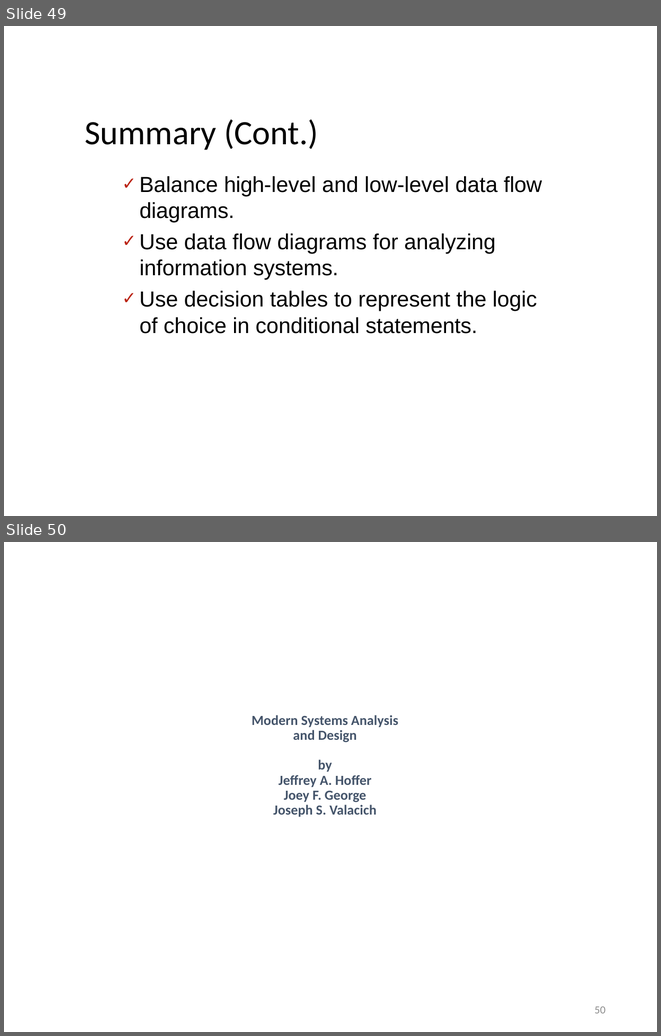
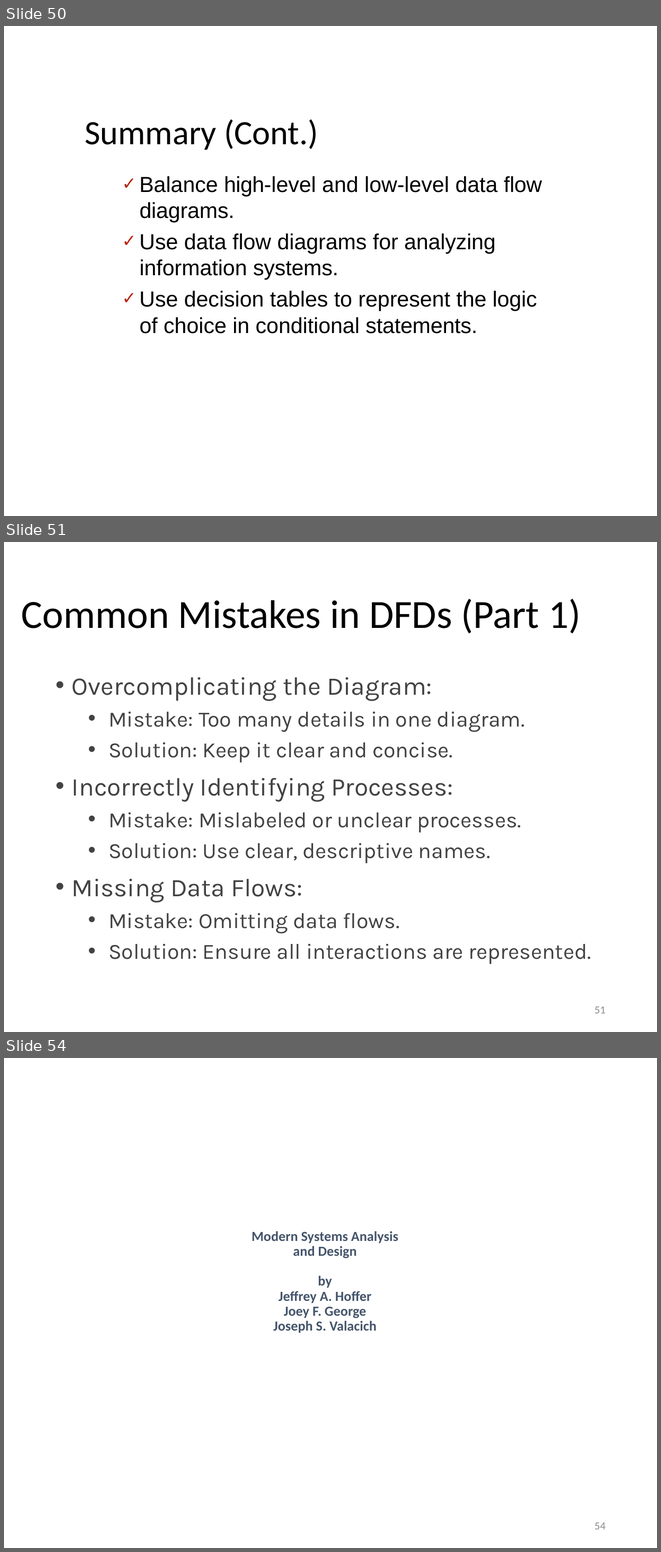
Before and after one commit to weiliang1995/UPM-Master-Software-Engineering-Course, a slide deck: SWE5300/Chapter 3-2 Software Analysis Requirements.pptx. Shown one above the other, each under a label of ours: slides 49 and 50 before the commit, slides 50, 51 and 54 after it; the slides between them are not shown. The pictures are 661x1036 and 661x1552 pixels, drawn with LibreOffice and Linux fonts; fonts in the diff are those of the drawing. Boxes give left, top, right and bottom in pixels: in the first picture for what was removed or moved away, otherwise in the second. Text is boxed around its words. In the diff, an @@ line names an element or a change of style, - is before the commit and + after.

```diff
--- a/SWE5300/Chapter 3-2 Software Analysis Requirements.pptx
+++ b/SWE5300/Chapter 3-2 Software Analysis Requirements.pptx
@@ slide 51 added at [4,542,657,1032], background #FFFFFF @@
@@ title added at [21,599,581,634], 44 pt, text #000000 @@
+Common Mistakes in DFDs (Part 1)
@@ text added at [72,677,591,964], 24 pt, text #424242 @@
+• Overcomplicating the Diagram:
+  • Mistake: Too many details in one diagram.
+  • Solution: Keep it clear and concise.
+• Incorrectly Identifying Processes:
+  • Mistake: Mislabeled or unclear processes.
+  • Solution: Use clear, descriptive names.
+• Missing Data Flows:
+  • Mistake: Omitting data flows.
+  • Solution: Ensure all interactions are represented.
@@ page number added at [594,1006,606,1013], 12 pt, text #8C8C8C @@
+51
@@ what was slide 49 is now slide 50 @@
@@ what was slide 50 is now slide 54 @@
@@ page number at [594,1522,606,1529]: text changed @@
-50
+54
```
Also in this commit, not shown: 8 slides changed, 8 other slides added, 5 slides removed, 4 other files.
